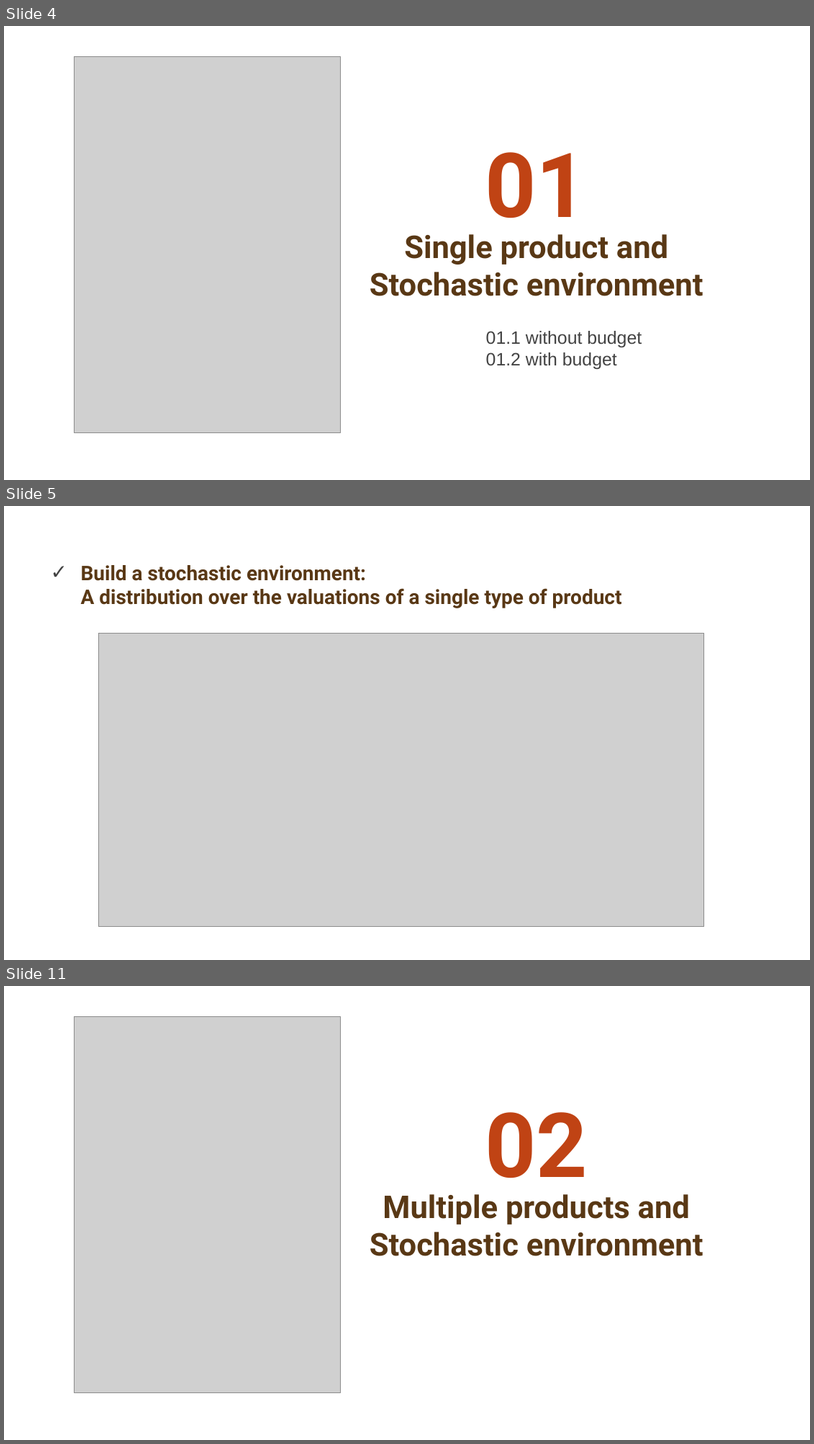
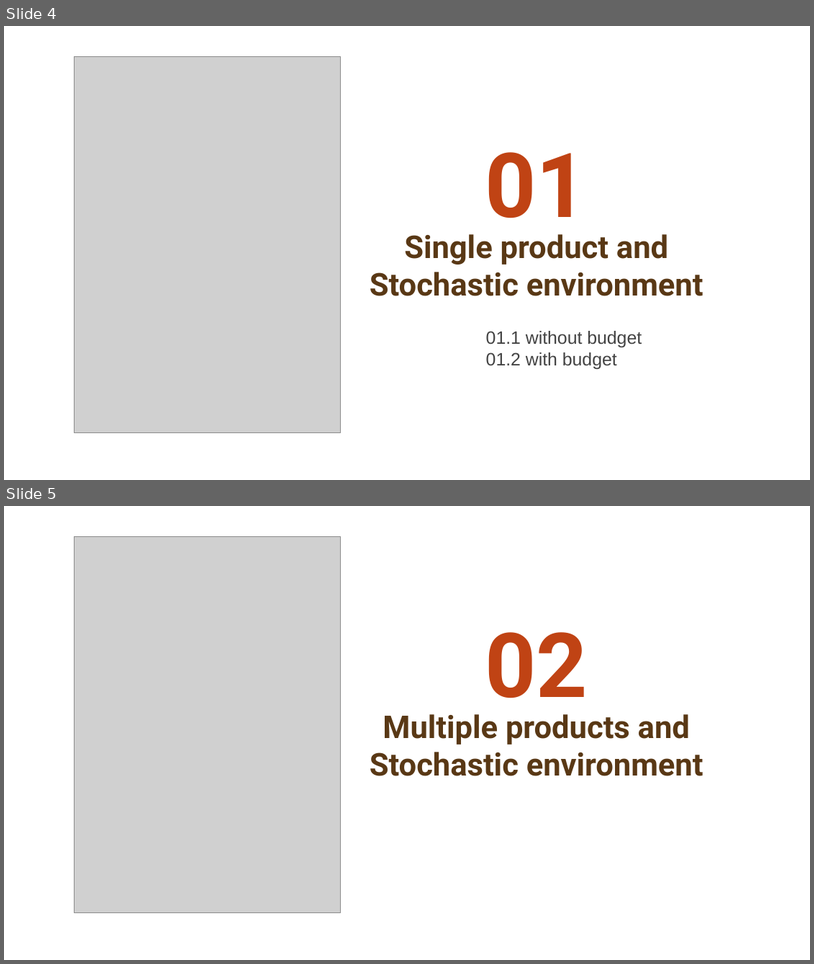
Before and after one commit to matteopasqual02/OLA-2025-project, a slide deck: presentation.pptx. Shown one above the other, each under a label of ours: slides 4, 5 and 11 before the commit, slides 4 and 5 after it; the slides between them are not shown. The pictures are 814x1444 and 814x964 pixels, drawn with LibreOffice and Linux fonts; fonts in the diff are those of the drawing; grey boxes stand for pictures; background and template pictures are left out. Boxes give left, top, right and bottom in pixels: in the first picture for what was removed or moved away, otherwise in the second. Text is boxed around its words. In the diff, an @@ line names an element or a change of style, - is before the commit and + after.

```diff
--- a/presentation.pptx
+++ b/presentation.pptx
@@ slide 5 removed at box(4, 506, 810, 960), background picture (left out) @@
@@ title removed at box(81, 565, 622, 608) @@
-✓ Build a stochastic environment:
-  A distribution over the valuations of a single type of product
@@ picture removed at box(99, 633, 705, 926) @@
@@ what was slide 11 is now slide 5 @@
```
Also in this commit, not shown: 7 other slides removed, 2 other files.
